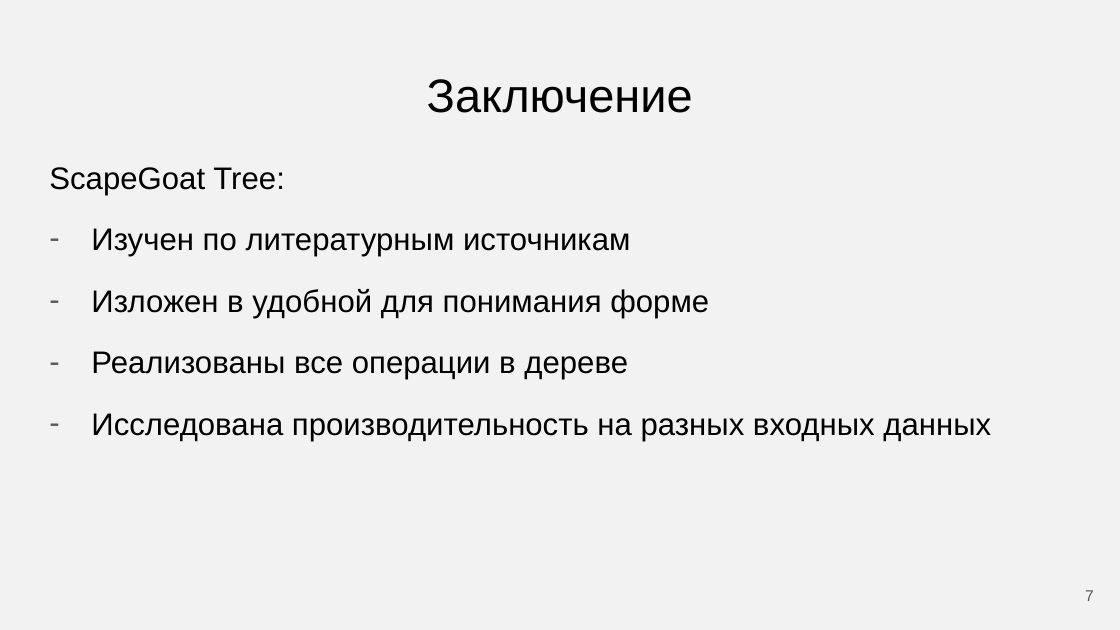
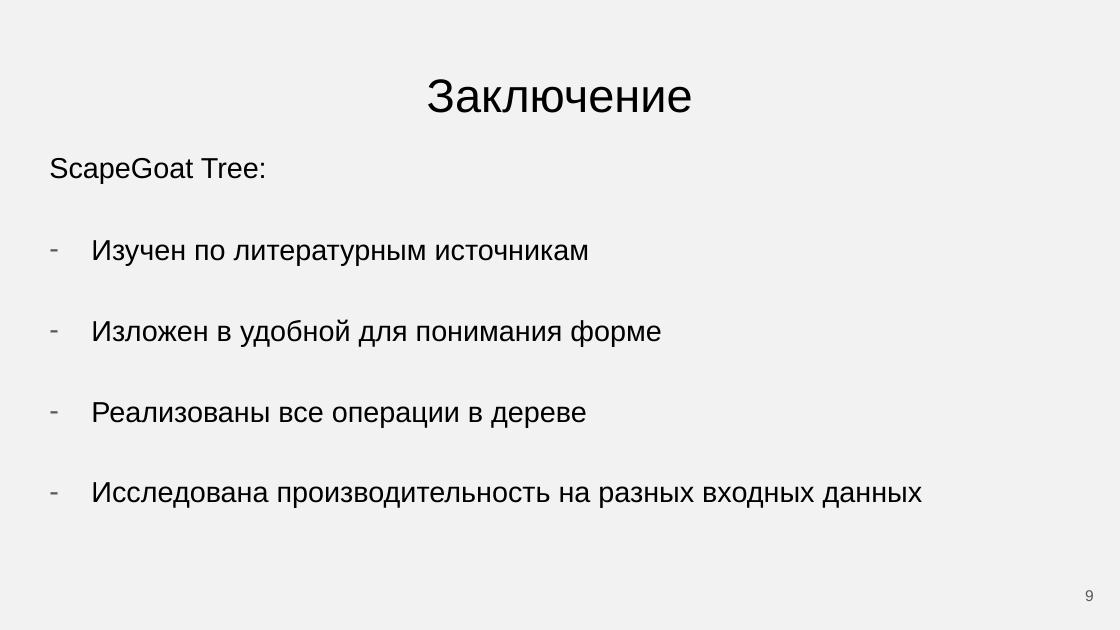
Before and after one commit to Flnchkv/ScapeGoat_Three, a slide deck: slide 9 of ScapeGoat Three.pptx (slide 7 before the commit). Drawn at 1120x630 pixels with LibreOffice and Linux fonts; fonts in the diff are those of the drawing. Boxes give left, top, right and bottom in pixels: in the first picture for what was removed or moved away, otherwise in the second. Text is boxed around its words. In the diff, an @@ line names an element or a change of style, - is before the commit and + after.

Commit message:
Операции в дереве

```diff
--- a/ScapeGoat Three.pptx
+++ b/ScapeGoat Three.pptx
@@ text "ScapeGoat Tree:" at bbox=[49, 158, 923, 508]: size 20 to 18.5 pt; line spacing 1.15 to 0.95; line spacing 1.15 to 1.8 @@
@@ page number at bbox=[1085, 590, 1094, 601]: text changed @@
-7
+9
```
Also in this commit, not shown: 2 other slides changed, 3 slides added, 1 slide removed.
